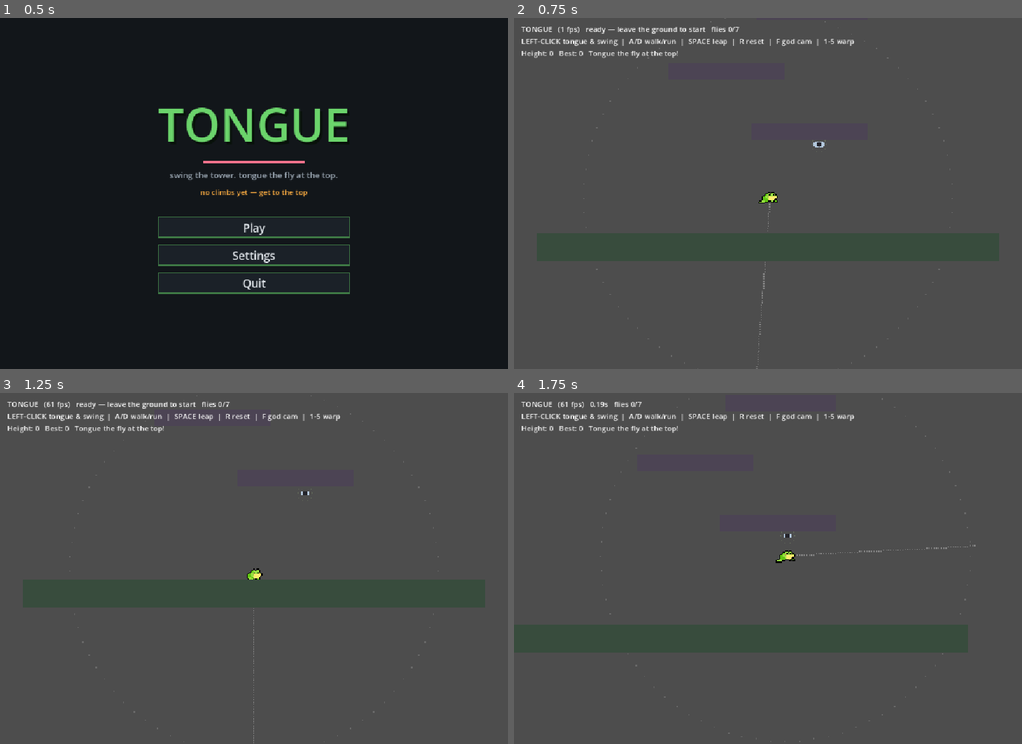
Above: before the commit, frames 1-4 (two rows, left to right).
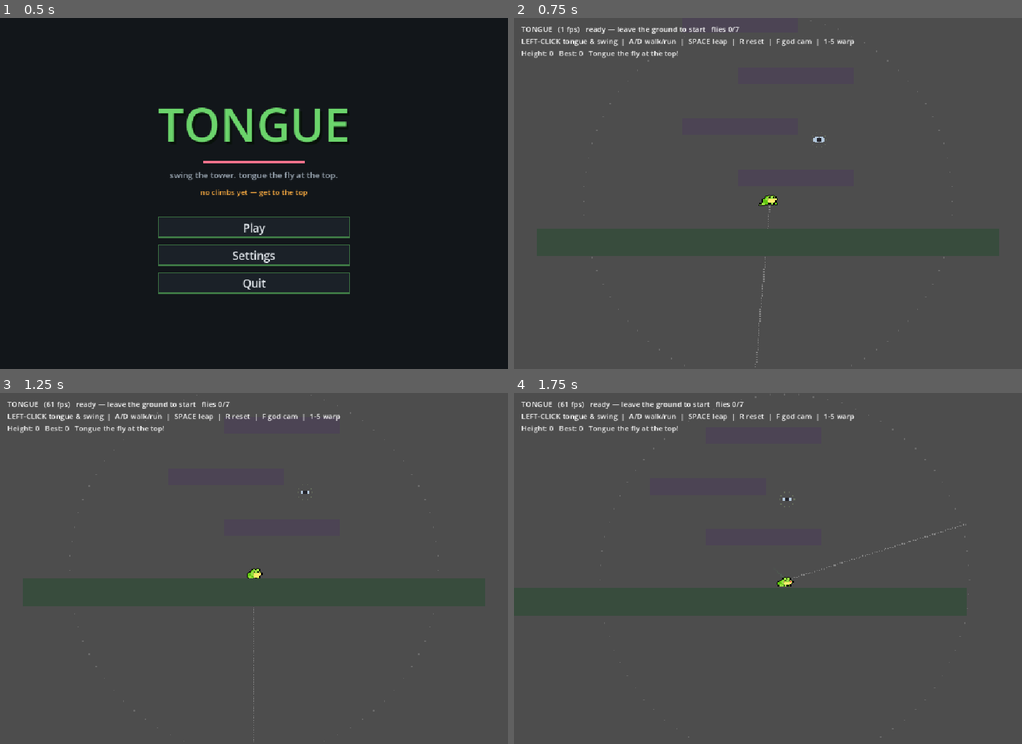
Above: after the commit, the same moments.

Repository: asg86260/Tongue
Game: Godot game, scene res://Title.tscn
Same seed, same stepped clock (60 frames per second), same inputs: the game is played once before the commit and once after it.
Inputs (mouse positions are in pixels of both pictures, inside the frame that each line leads up to):
- Up to frame 1 (0.5 s): no input
- Up to frame 2 (0.75 s): click "Play" at 0.5 s
- Up to frame 3 (1.25 s): no input
- Up to frame 4 (1.75 s): tap Enter at 1.25 s; move the mouse to (879, 550) at 1.27 s; hold D (move_right) from 1.28 s (still down); hold Space (jump) from 1.28 s (still down); click (879, 550) at 1.42 s

Frame 1 is identical in both runs. In frame 2, 0.3% of the frame differs, in the area x 13-87%, y 0-100%; in frame 3, 0.2%; in frame 4, 0.7%, in the area x 15-91%, y 0-100%.

Commit message:
Easier first 20m (jump-only staircase) + robust fullscreen
- 0-20m is now an overlapping wide-ledge staircase (~110px rises, tiny offsets)
  clearable by jumping alone; tongue is optional until the 20m ramp.
- Fullscreen: global F11 toggle (Save autoload, works while paused), deferred
  boot apply, canonical DisplayServer.window_set_mode.

Co-Authored-By: Claude Opus 4.8 <noreply@anthropic.com>

Diff:
--- a/LevelData.gd
+++ b/LevelData.gd
@@ -28,28 +28,34 @@
 		"ground": [0, 80, 1000, 60],
 		"goal": Vector2(40, -5120),
 		"perches": [
-			[   0, -820, 220, 40],    # 1: ~8m breather
+			[   0, -1050, 240, 40],   # 1: ~10m breather
 			[ -20, -2000, 200, 40],   # 2: ~20m — end of the easy jump section
 			[  40, -3060, 190, 40],   # 3: ~30m — after the first swings
 			[  40, -4480, 180, 40],   # 4: ~44m — after the traverse
 			[  40, -5020, 150, 36],   # 5: ~50m — summit landing under the fly
 		],
 		"platforms": [
-			# --- 0–20m: jump-sized rises (≤135px), wide ledges slowly tapering ---
-			[  90, -170, 250, 36],
-			[ -90, -300, 250, 36],
-			[  95, -430, 240, 36],
-			[ -95, -560, 240, 34],
-			[ 100, -690, 230, 34],
-			# (perch 1 at -820)
-			[-100, -950, 220, 32],
-			[ 110, -1080, 210, 32],
-			[-110, -1210, 210, 32],
-			[ 115, -1340, 200, 32],
-			[-115, -1470, 200, 30],
-			[ 120, -1600, 190, 30],
-			[-120, -1730, 190, 30],
-			[ 110, -1860, 190, 30],
+			# --- 0–20m: a JUMP-ONLY staircase. Rises ~110px (under the ~142px jump apex),
+			#     tiny ±60 offsets, wide overlapping ledges — clearable by jumping alone.
+			#     Swinging is optional here; you never need the tongue until ~20m. ---
+			[  60, -60, 250, 36],
+			[ -60, -170, 250, 36],
+			[  60, -280, 250, 36],
+			[ -60, -390, 250, 34],
+			[  60, -500, 250, 34],
+			[ -60, -610, 240, 34],
+			[  60, -720, 240, 34],
+			[ -60, -830, 240, 32],
+			[  60, -940, 240, 32],
+			# (perch 1 at -1050)
+			[ -60, -1160, 240, 32],
+			[  60, -1270, 230, 32],
+			[ -60, -1380, 230, 32],
+			[  60, -1490, 230, 30],
+			[ -60, -1600, 220, 30],
+			[  60, -1710, 220, 30],
+			[ -60, -1820, 220, 30],
+			[  60, -1930, 220, 30],
 			# (perch 2 at -2000)
 			# --- 20–30m: bigger gaps (grapple) + first knob swings ---
 			[-160, -2190, 170, 30],
--- a/Save.gd
+++ b/Save.gd
@@ -15,8 +15,15 @@
 var fullscreen := false
 
 func _ready() -> void:
+	process_mode = Node.PROCESS_MODE_ALWAYS   # F11 must work even while paused
 	load_data()
-	apply_settings()
+	# defer so the main window exists before we set its mode on boot
+	apply_settings.call_deferred()
+
+func _input(event: InputEvent) -> void:
+	# global F11 fullscreen toggle (works anywhere, independent of the menus)
+	if event.is_action_pressed("fullscreen"):
+		set_fullscreen(not fullscreen)
 
 func load_data() -> void:
 	var cfg := ConfigFile.new()
@@ -40,9 +47,8 @@
 func apply_settings() -> void:
 	var db := linear_to_db(volume) if volume > 0.0005 else -80.0
 	AudioServer.set_bus_volume_db(0, db)
-	var w := get_window()
-	if w:
-		w.mode = Window.MODE_FULLSCREEN if fullscreen else Window.MODE_WINDOWED
+	var mode := DisplayServer.WINDOW_MODE_FULLSCREEN if fullscreen else DisplayServer.WINDOW_MODE_WINDOWED
+	DisplayServer.window_set_mode(mode)
 
 func set_volume(v: float) -> void:
 	volume = clamp(v, 0.0, 1.0)
--- a/project.godot
+++ b/project.godot
@@ -33,6 +33,11 @@
 
 [input]
 
+fullscreen={
+"deadzone": 0.5,
+"events": [Object(InputEventKey,"resource_local_to_scene":false,"resource_name":"","device":-1,"window_id":0,"alt_pressed":false,"shift_pressed":false,"ctrl_pressed":false,"meta_pressed":false,"pressed":false,"keycode":0,"physical_keycode":4194342,"key_label":0,"unicode":0,"location":0,"echo":false,"script":null)
+]
+}
 pause={
 "deadzone": 0.5,
 "events": [Object(InputEventKey,"resource_local_to_scene":false,"resource_name":"","device":-1,"window_id":0,"alt_press …(195 unchanged characters)…
